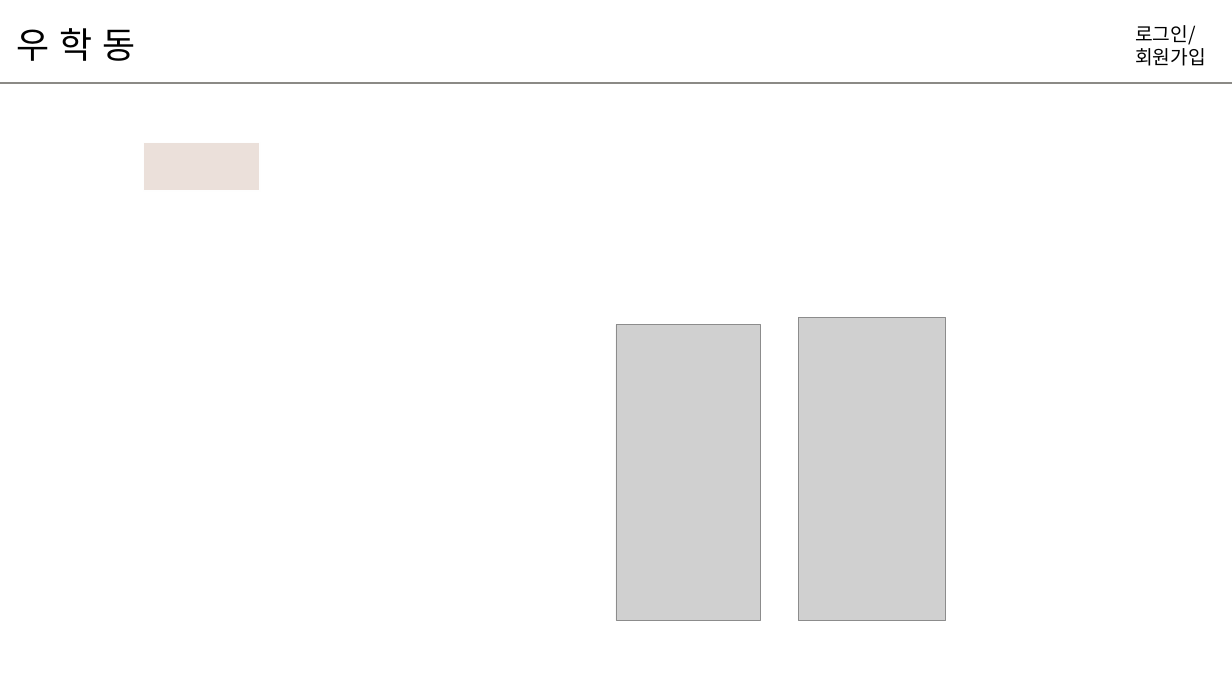
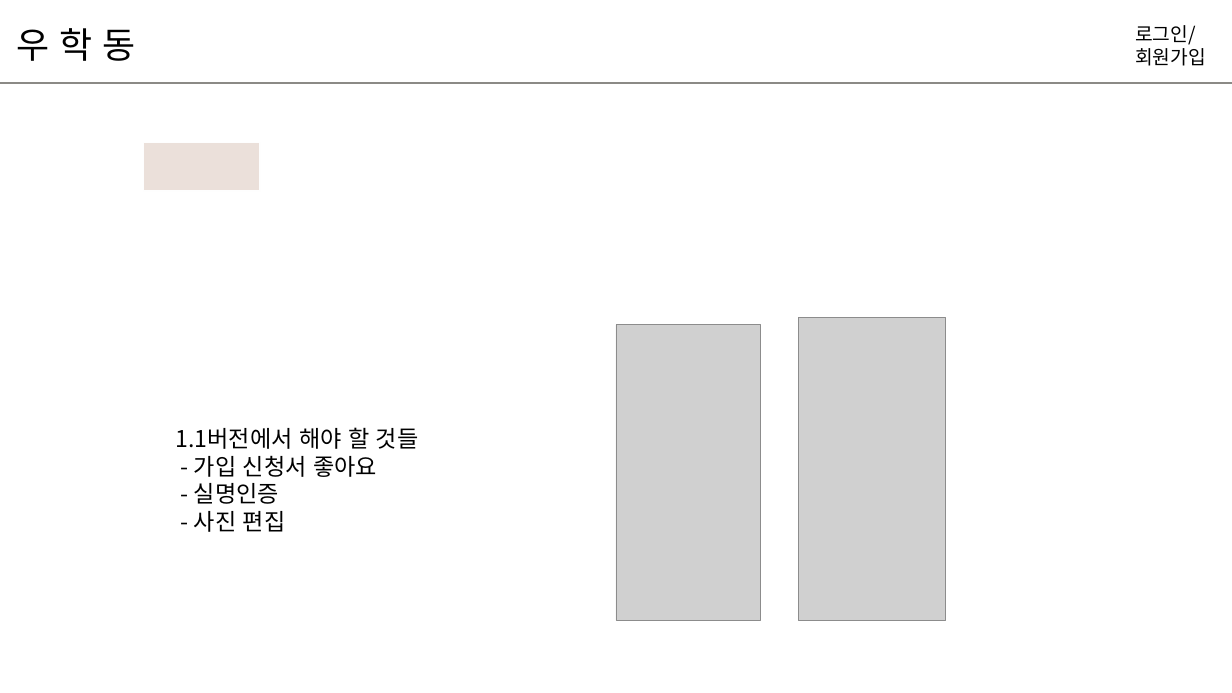
Before and after one commit to hyunniesss/ToyProject, a slide deck: slide 23 of document/와이어프레임/우학동_와이어프레임.pptx (slide 19 before the commit). Drawn at 1232x693 pixels with LibreOffice and Linux fonts; fonts in the diff are those of the drawing; grey boxes stand for pictures. Boxes give left, top, right and bottom in pixels: in the first picture for what was removed or moved away, otherwise in the second. Text is boxed around its words. In the diff, an @@ line names an element or a change of style, - is before the commit and + after.

```diff
--- a/document/와이어프레임/우학동_와이어프레임.pptx
+++ b/document/와이어프레임/우학동_와이어프레임.pptx
@@ text added at box(176, 427, 419, 532), 18 pt, text #000000 @@
+1.1버전에서 해야 할 것들
+- 가입 신청서 좋아요
+- 실명인증
+- 사진 편집
```
Also in this commit, not shown: 2 other slides changed, 4 slides added.
